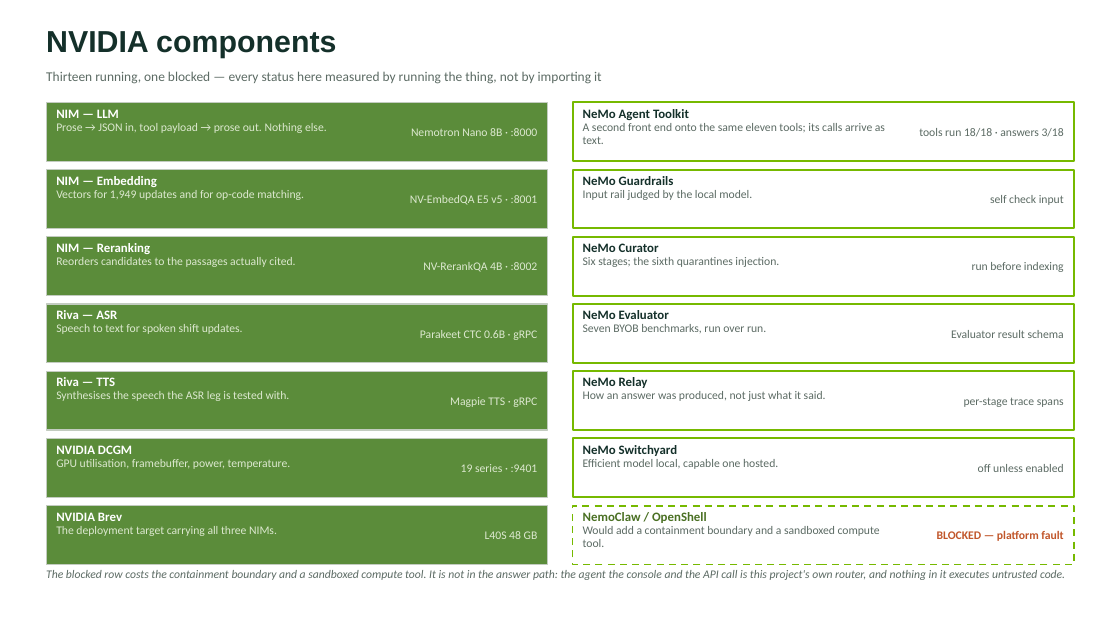
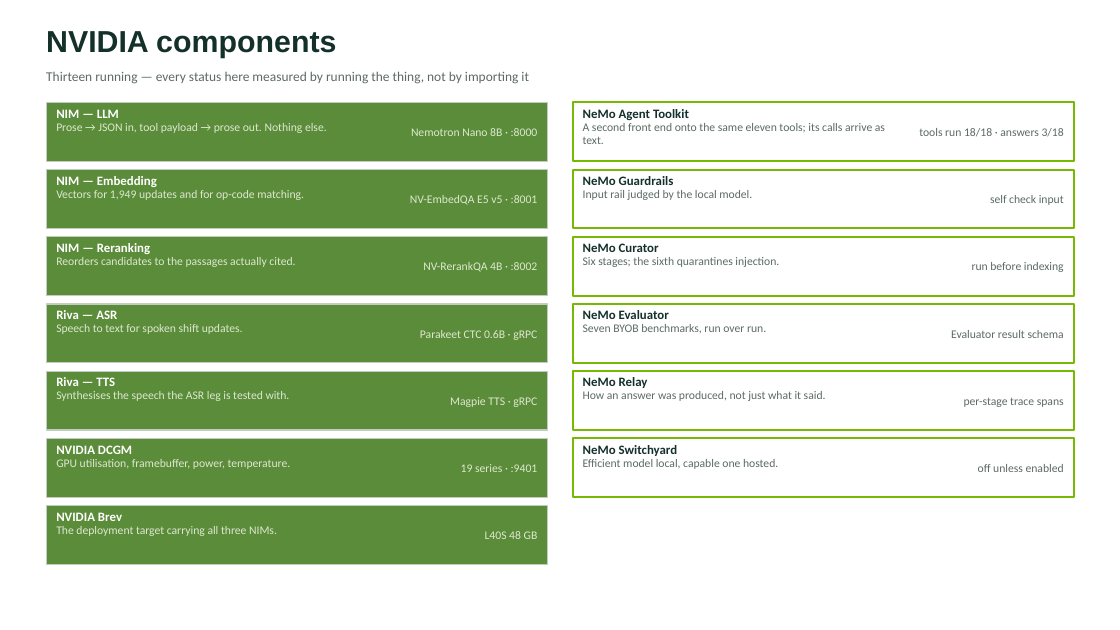
Before and after one commit to RaunakDasgupta/automotive-service-agent, a slide deck: slide 5 of docs/architecture-deck.pptx. Drawn at 1120x630 pixels with LibreOffice and Linux fonts; fonts in the diff are those of the drawing. Boxes give left, top, right and bottom in pixels: in the first picture for what was removed or moved away, otherwise in the second. Text is boxed around its words. In the diff, an @@ line names an element or a change of style, - is before the commit and + after.

Commit message:
README, architecture deck and diagram: thirteen NVIDIA components, all running; NemoClaw / OpenShell blocked component removed (generators edited, deck and diagram regenerated)

```diff
--- a/docs/architecture-deck.pptx
+++ b/docs/architecture-deck.pptx
@@ text at bbox=[46, 71, 529, 84]: text changed @@
-Thirteen running, one blocked — every status here measured by running the thing, not by importing it
+Thirteen running — every status here measured by running the thing, not by importing it
@@ rectangle removed at bbox=[573, 506, 1075, 565] @@
@@ text removed at bbox=[583, 512, 880, 547] @@
-NemoClaw / OpenShell
-Would add a containment boundary and a sandboxed compute tool.
@@ text removed at bbox=[937, 530, 1063, 541] @@
-BLOCKED — platform fault
@@ text removed at bbox=[46, 570, 1065, 580] @@
-The blocked row costs the containment boundary and a sandboxed compute tool. It is not in the answer path: the agent the console and the API call is this project's own router, and nothing in it executes untrusted code.
```
Also in this commit, not shown: 2 other slides changed, 4 other files.
